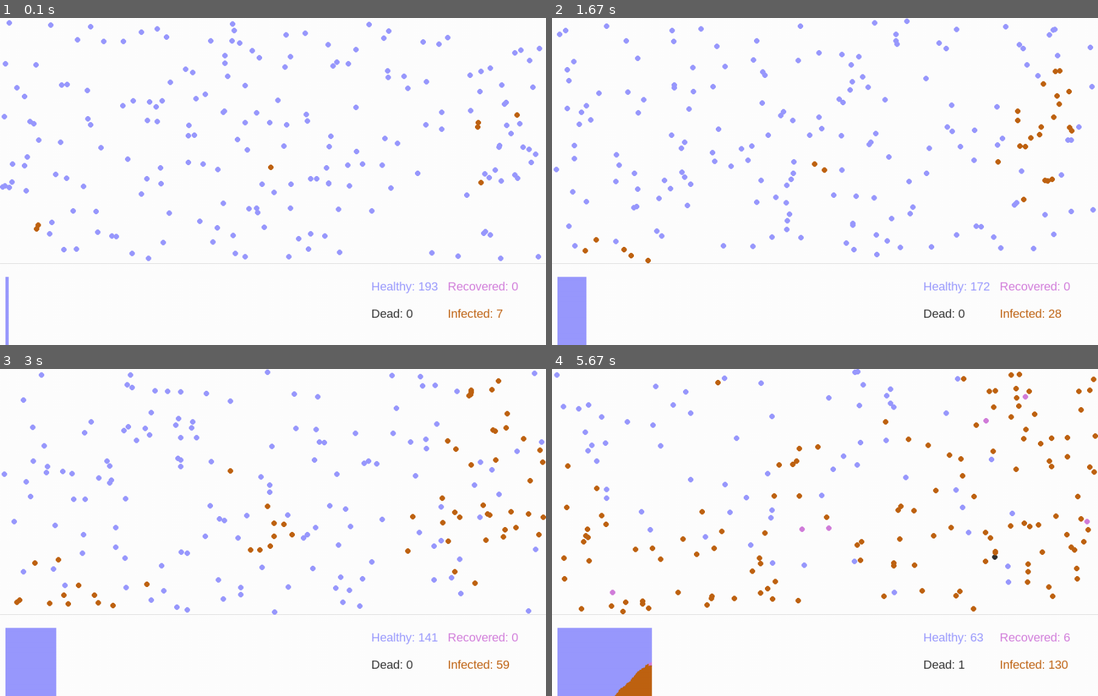
Above: before the commit, frames 1-4 (two rows, left to right).
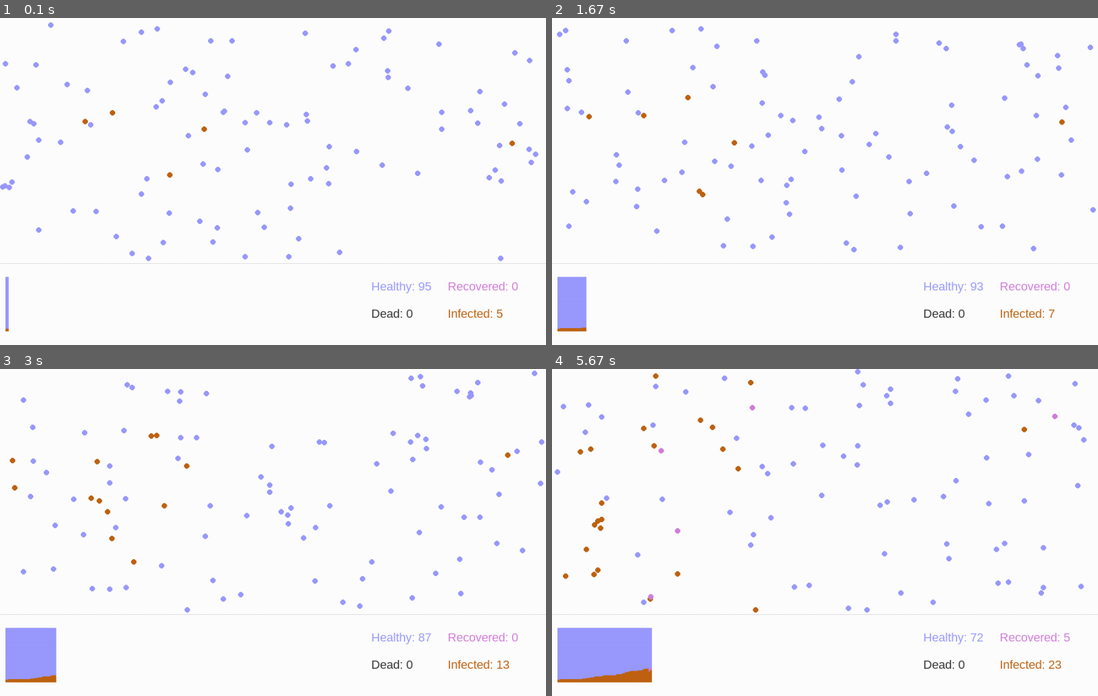
Above: after the commit, the same moments.

Repository: dansarno/pygame-pandemic-simulation
Game: pygame game, started from animation/animation.py
Same seed, same stepped clock (60 frames per second), same inputs: the game is played once before the commit and once after it.
Inputs:
- Up to frame 1 (0.1 s): no input
- Up to frame 2 (1.67 s): no input
- Up to frame 3 (3 s): no input
- Up to frame 4 (5.67 s): no input

The runs differ from the first frame. In frame 1, 1.7% of the frame differs, in the area x 0-100%, y 0-100%; in frame 2, 2.3%; in frame 3, 3.0%; in frame 4, 4.7%.

Commit message:
Plot can now be rendered to any height and the rounding floats and ensuring an integertotal has now been solved

Diff:
--- a/animation/animation.py
+++ b/animation/animation.py
@@ -8,14 +8,17 @@
 
 def render_plot(people, origin, frame):
     delta_y = 0
-    for stat, colours in zip(list(people.stats.items()), list(configs['appearance']['people'].items())):
-        if stat[1] == 0:
+    counts = list(people.stats.values())
+    rounded_counts = tools.round_to_total(counts, total=100)
+    for count, colours in zip(rounded_counts, list(configs['appearance']['people'].items())):
+        if count == 0:
             continue
         pygame.draw.rect(screen,
                          colours[1],
-                         ((origin[0] + frame) // 2, origin[1] + delta_y, 1, stat[1]),
+                         ((origin[0] + frame) // 2, origin[1] + delta_y,
+                          1, count),
                          0)
-        delta_y += stat[1]
+        delta_y += count
 
 
 def render_population(people, origin):
--- a/animation/config.yaml
+++ b/animation/config.yaml
@@ -7,7 +7,7 @@
   dimensions: [1000, 600]
 
 people:
-  number: 200
+  number: 100
   infected: 5
   radius: 5  # int
 
--- a/animation/tools.py
+++ b/animation/tools.py
@@ -15,5 +15,27 @@
     return yaml.load(yaml_doc, Loader=yaml.FullLoader)
 
 
+def round_to_total(number_set, total=100, digit_after_decimal=0):
+    """
+        This function take a list of number and return a list of percentage, which represents the portion of each number
+        in sum of all numbers
+        Moreover, those percentages are adding up to 100%!!!
+        Notice: the algorithm we are using here is 'Largest Remainder'
+        The down-side is that the results won't be accurate, but they are never accurate anyway:)
+    """
+    unround_numbers = [x / float(sum(number_set)) * total * 10 ** digit_after_decimal for x in number_set]
+    decimal_part_with_index = sorted([(index, unround_numbers[index] % 1) for index in range(len(unround_numbers))],
+                                     key=lambda y: y[1], reverse=True)
+    remainder = total * 10 ** digit_after_decimal - sum([int(x) for x in unround_numbers])
+    index = 0
+    while remainder > 0:
+        unround_numbers[decimal_part_with_index[index][0]] += 1
+        remainder -= 1
+        index = (index + 1) % len(number_set)
+    return [int(int(x) / float(10 ** digit_after_decimal)) for x in unround_numbers]
+
+
 if __name__ == '__main__':
-    print(random_between(-3, 3))
+    counts = [43, 56, 75, 86, 97]
+    rounded_counts = round_to_100_percent(counts)
+    print(rounded_counts)
